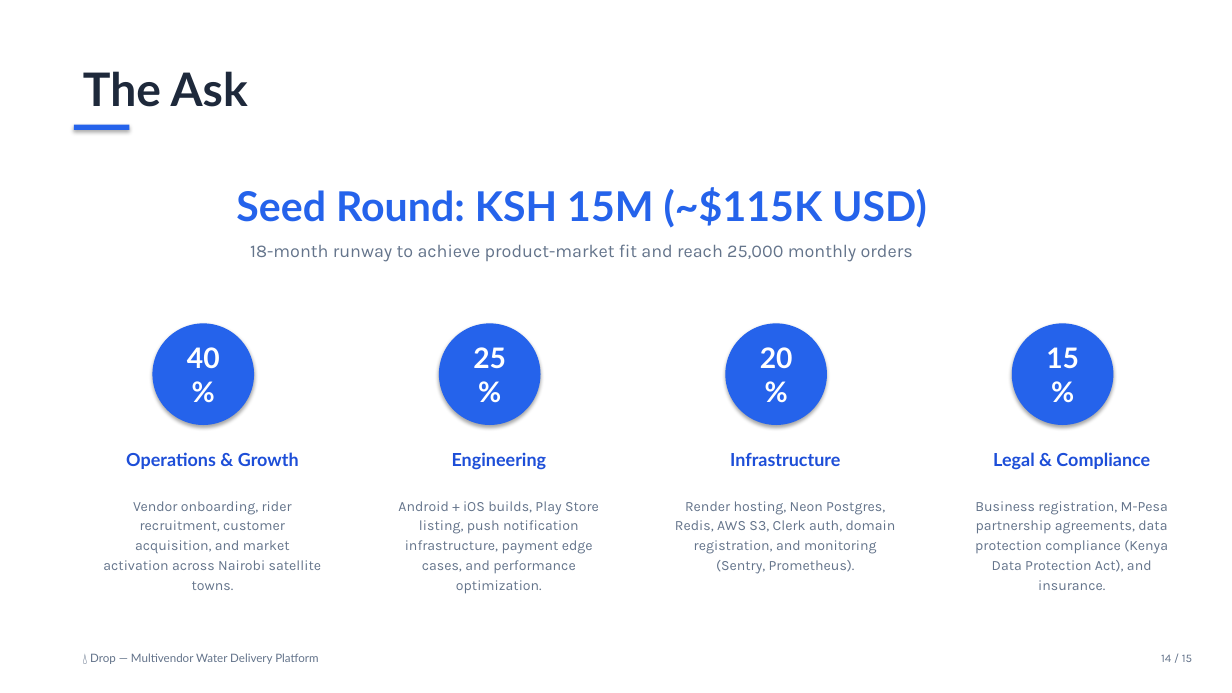
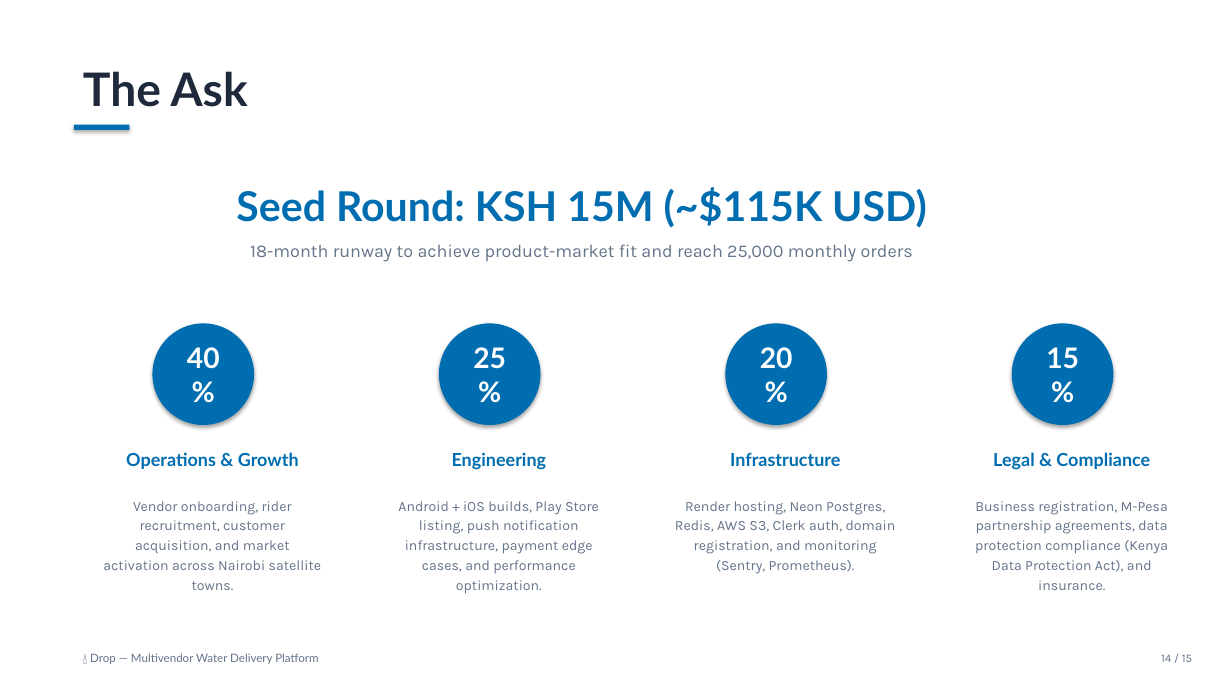
Before and after one commit to WinterJackson/drop-water-delivery-app, a slide deck: slide 14 of Drop_Pitch_Deck.pptx. Drawn at 1232x693 pixels with LibreOffice and Linux fonts; fonts in the diff are those of the drawing. Boxes give left, top, right and bottom in pixels: in the first picture for what was removed or moved away, otherwise in the second. Text is boxed around its words. In the diff, an @@ line names an element or a change of style, - is before the commit and + after.

Commit message:
style(pitch-deck): unify all blue color shades to exact website header blue (#006DB0 / oklch(0.50 0.16 235))

```diff
--- a/Drop_Pitch_Deck.pptx
+++ b/Drop_Pitch_Deck.pptx
@@ fill #2563EB to #006DB0 in 5 elements at <box>152,323,254,425</box>, <box>439,323,541,425</box>, <box>726,323,827,425</box>, <box>1012,323,1114,425</box>, <box>74,125,129,130</box> @@
@@ text at <box>236,187,927,228</box>: text colour #2563EB to #006DB0 in "Seed Round: KSH 15M (~$115K USD)" @@
@@ text colour #1D4ED8 to #006DB0 in 4 elements at <box>126,452,299,469</box>, <box>452,452,547,470</box>, <box>730,452,840,466</box>, <box>993,452,1150,470</box> @@
```
Also in this commit, not shown: 14 other slides changed.
